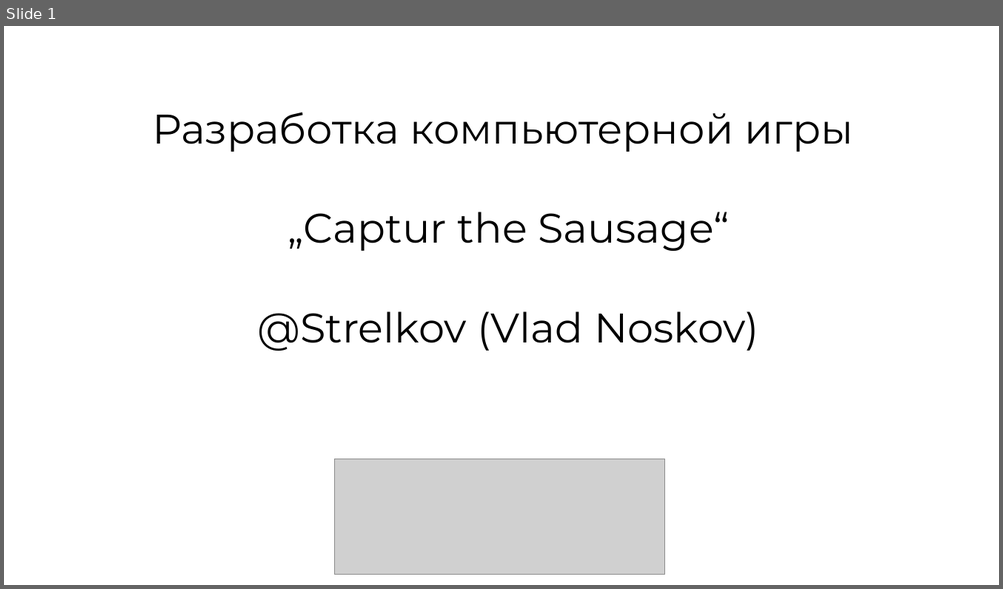
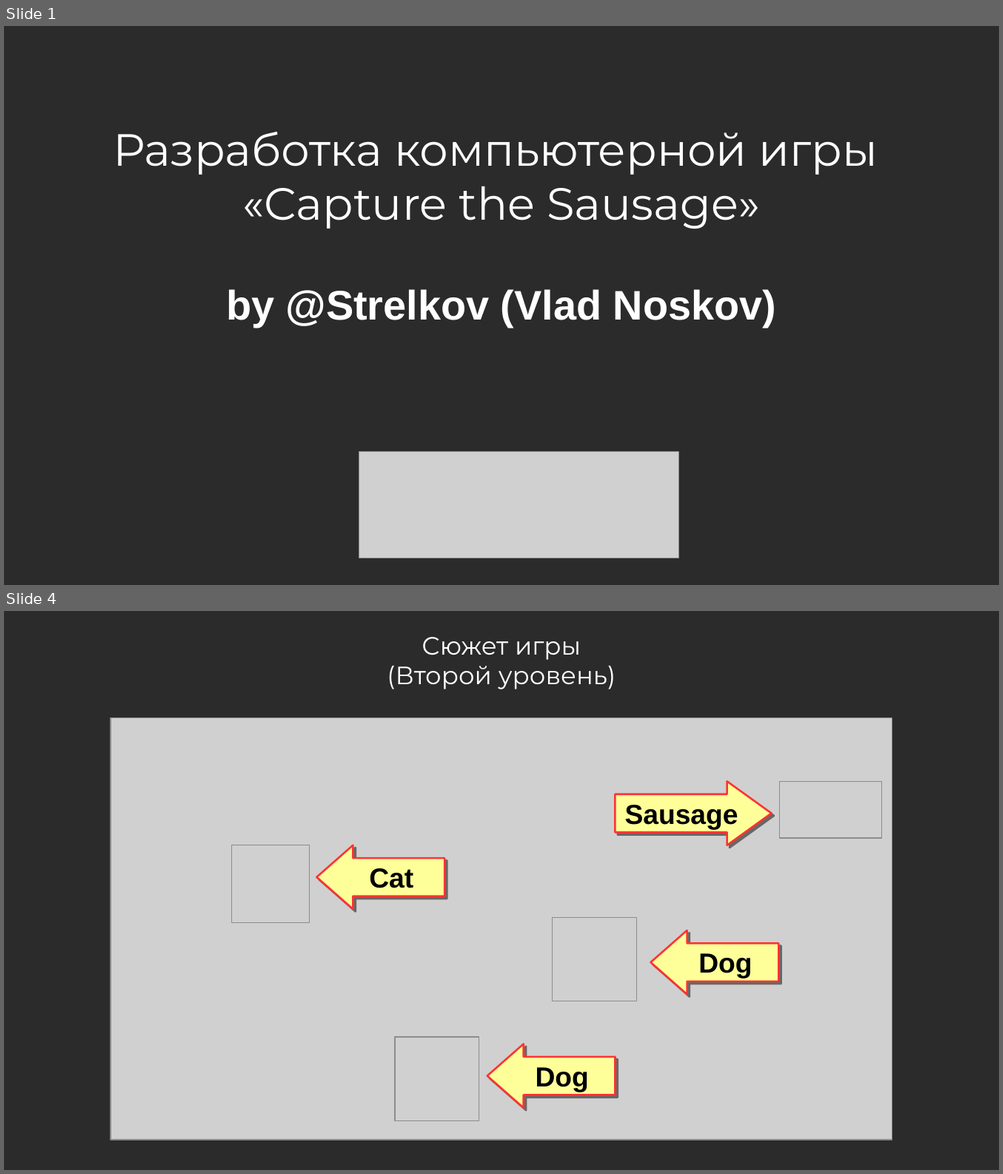
Before and after one commit to VladStrelcov/Game, a slide deck: доклад/доклад .odp. Shown one above the other, each under a label of ours: slide 1 before the commit, slides 1 and 4 after it; the slides between them are not shown. The pictures are 1003x589 and 1003x1174 pixels, drawn with LibreOffice and Linux fonts; fonts in the diff are those of the drawing; grey boxes stand for pictures; background and template pictures are left out; a plain dark background stands for a picture behind light text. Boxes give left, top, right and bottom in pixels: in the first picture for what was removed or moved away, otherwise in the second. Text is boxed around its words. In the diff, an @@ line names an element or a change of style, - is before the commit and + after.

```diff
--- a/доклад/доклад .odp
+++ b/доклад/доклад .odp
@@ slide 4 added at [4,611,999,1170], background picture (left out) @@
@@ text added at [387,637,615,689], 20 pt, text #FFFFFF @@
+Сюжет игры
+(Второй уровень)
@@ picture added at [111,718,892,1141] @@
@@ left arrow added at [615,782,771,846], fill #FFFF99, outline #FF3333 1.5 pt, 22 pt, text #000000, bold @@
+Sausage
@@ picture added at [780,782,881,838] @@
@@ picture added at [231,846,310,923] @@
@@ left arrow added at [316,846,444,910], fill #FFFF99, outline #FF3333 1.5 pt, 22 pt, text #000000, bold @@
+Cat
@@ picture added at [553,918,637,1002] @@
@@ left arrow added at [651,931,780,994], fill #FFFF99, outline #FF3333 1.5 pt, 22 pt, text #000000, bold @@
+Dog
@@ picture added at [395,1037,479,1121] @@
@@ left arrow added at [486,1044,615,1108], fill #FFFF99, outline #FF3333 1.5 pt, 22 pt, text #000000, bold @@
+Dog
@@ slide 1 changed as well @@
@@ background #FFFFFF to picture (left out) @@
@@ title at [113,132,877,327]: text changed; size 33 to 36 pt; text colour #000000 to #FFFFFF @@
-Разработка компьютерной игры
-„Captur the Sausage“
-@Strelkov (Vlad Noskov)
+Разработка компьютерной игры
+«Capture the Sausage»
+by @Strelkov (Vlad Noskov)
@@ picture: place and size @@
-picture at [334,459,665,575]
+picture at [360,452,679,559]
```
Also in this commit, not shown: 7 other slides added, 4 other files.
